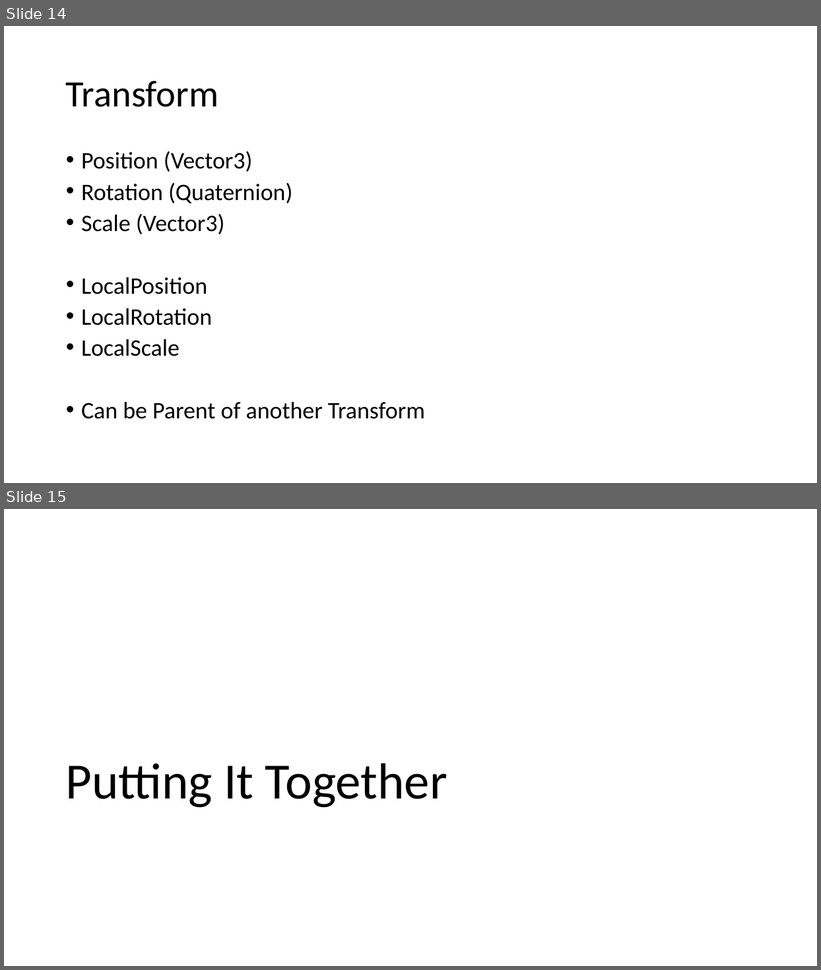
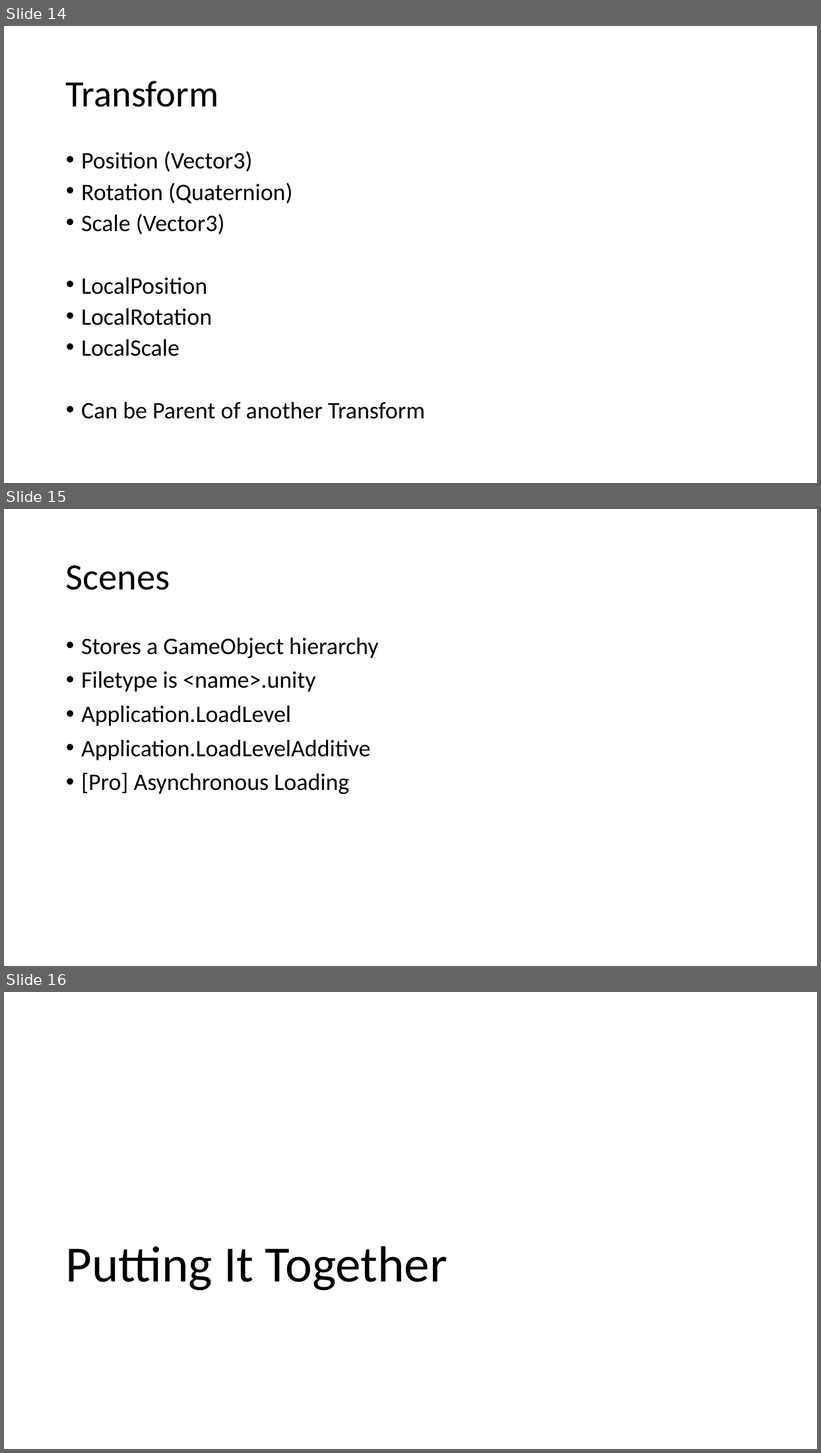
Before and after one commit to quandtm/UnitySTWorkshop, a slide deck: ST_Unity_101_Part1.pptx. Shown one above the other, each under a label of ours: slides 14 and 15 before the commit, slides 14, 15 and 16 after it. The pictures are 821x970 and 821x1453 pixels, drawn with LibreOffice and Linux fonts; fonts in the diff are those of the drawing. Boxes give left, top, right and bottom in pixels: in the first picture for what was removed or moved away, otherwise in the second. Text is boxed around its words. In the diff, an @@ line names an element or a change of style, - is before the commit and + after.

```diff
--- a/ST_Unity_101_Part1.pptx
+++ b/ST_Unity_101_Part1.pptx
@@ slide 15 added at [4,509,817,966], background #FFFFFF @@
@@ title added at [66,565,170,590], 44 pt, text #000000 @@
+Scenes
@@ text added at [81,638,378,794], 28 pt, text #000000 @@
+• Stores a GameObject hierarchy
+• Filetype is <name>.unity
+• Application.LoadLevel
+• Application.LoadLevelAdditive
+• [Pro] Asynchronous Loading
@@ what was slide 15 is now slide 16 @@
```
